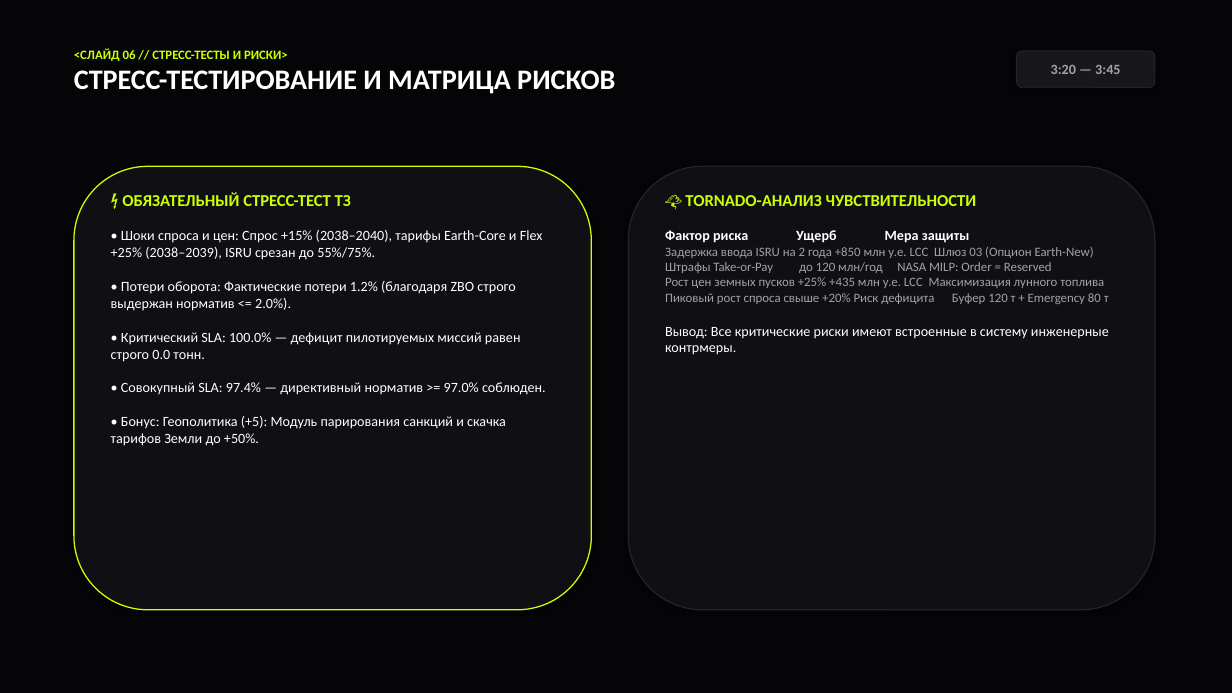
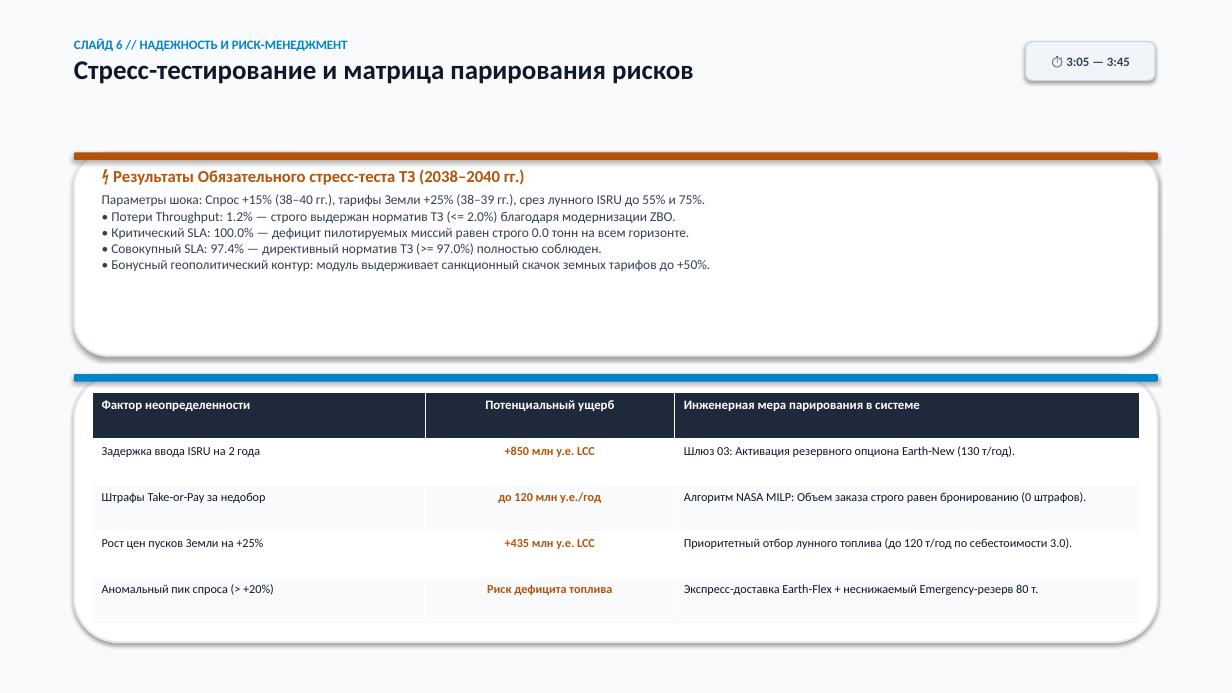
Before and after one commit to zahar713713-dot/Cosmo-Hackaton-2026, a slide deck: slide 6 of Presentation_Space_Logistics_2035.pptx. Drawn at 1232x693 pixels with LibreOffice and Linux fonts; fonts in the diff are those of the drawing. Boxes give left, top, right and bottom in pixels: in the first picture for what was removed or moved away, otherwise in the second. Text is boxed around its words. In the diff, an @@ line names an element or a change of style, - is before the commit and + after.

Commit message:
fix: revamp presentations with executive high-contrast theme and legible text

```diff
--- a/Presentation_Space_Logistics_2035.pptx
+++ b/Presentation_Space_Logistics_2035.pptx
@@ rectangle at [0,0,1232,693]: fill #050507 to #F8FAFC @@
@@ text at [74,39,693,84]: text changed; size 22 to 21 pt; text colour #FFFFFF to #0F172A @@
-<СЛАЙД 06 // СТРЕСС-ТЕСТЫ И РИСКИ>
-СТРЕСС-ТЕСТИРОВАНИЕ И МАТРИЦА РИСКОВ
+СЛАЙД 6 // НАДЕЖНОСТЬ И РИСК-МЕНЕДЖМЕНТ
+Стресс-тестирование и матрица парирования рисков
@@ rounded rectangle "⏱ 3:05 — 3:45": place and size @@
-rounded rectangle "⏱ 3:05 — 3:45" at [1017,51,1155,88]
+rounded rectangle "⏱ 3:05 — 3:45" at [1026,42,1155,80]
@@ rounded rectangle "⏱ 3:05 — 3:45" at [1026,42,1155,80]: fill #18181C to #F1F5F9; outline #23232A 0.75 pt to #CBD5E1 1 pt @@
@@ text in rounded rectangle at [1066,57,1130,66]: text changed; size 11 to 10 pt; text colour #A1A1AA to #334155 @@
-3:20 — 3:45
+⏱ 3:05 — 3:45
@@ rounded rectangle: place and size @@
-rounded rectangle at [74,166,592,610]
+rounded rectangle at [74,152,1158,356]
@@ rounded rectangle at [74,152,1158,356]: fill #0F0F14 to #FFFFFF; outline #CCFF00 1 pt to #E2E8F0 1.5 pt @@
@@ rounded rectangle added at [74,152,1158,160], fill #B45309 @@
@@ text at [102,169,710,271]: text changed; size 11 to 10.5 pt; text colour #FFFFFF to #334155 @@
-⚡ ОБЯЗАТЕЛЬНЫЙ СТРЕСС-ТЕСТ ТЗ
-• Шоки спроса и цен: Спрос +15% (2038–2040), тарифы Earth-Core и Flex +25% (2038–2039), ISRU срезан до 55%/75%.
-• Потери оборота: Фактические потери 1.2% (благодаря ZBO строго выдержан норматив <= 2.0%).
-• Критический SLA: 100.0% — дефицит пилотируемых миссий равен строго 0.0 тонн.
-• Совокупный SLA: 97.4% — директивный норматив >= 97.0% соблюден.
-• Бонус: Геополитика (+5): Модуль парирования санкций и скачка тарифов Земли до +50%.
+⚡ Результаты Обязательного стресс-теста ТЗ (2038–2040 гг.)
+Параметры шока: Спрос +15% (38–40 гг.), тарифы Земли +25% (38–39 гг.), срез лунного ISRU до 55% и 75%.
+• Потери Throughput: 1.2% — строго выдержан норматив ТЗ (<= 2.0%) благодаря модернизации ZBO.
+• Критический SLA: 100.0% — дефицит пилотируемых миссий равен строго 0.0 тонн на всем горизонте.
+• Совокупный SLA: 97.4% — директивный норматив ТЗ (>= 97.0%) полностью соблюден.
+• Бонусный геополитический контур: модуль выдерживает санкционный скачок земных тарифов до +50%.
@@ rounded rectangle removed at [628,166,1155,610] @@
@@ text removed at [665,195,1109,355] @@
-🌪️ TORNADO-АНАЛИЗ ЧУВСТВИТЕЛЬНОСТИ
-Фактор риска Ущерб Мера защиты
-Задержка ввода ISRU на 2 года +850 млн у.е. LCC Шлюз 03 (Опцион Earth-New)
-Штрафы Take-or-Pay до 120 млн/год NASA MILP: Order = Reserved
-Рост цен земных пусков +25% +435 млн у.е. LCC Максимизация лунного топлива
-Пиковый рост спроса свыше +20% Риск дефицита Буфер 120 т + Emergency 80 т
-Вывод: Все критические риски имеют встроенные в систему инженерные контрмеры.
@@ rounded rectangle added at [74,374,1158,642], fill #FFFFFF, outline #E2E8F0 1.5 pt @@
@@ rounded rectangle added at [74,374,1158,382], fill #0284C7 @@
@@ table added at [92,393,1140,624], 5 rows, 3 columns @@
+Фактор неопределенности | Потенциальный ущерб | Инженерная мера парирования в системе
+Задержка ввода ISRU на 2 года | +850 млн у.е. LCC | Шлюз 03: Активация резервного опциона Earth-New (130 т/год).
+Штрафы Take-or-Pay за недобор | до 120 млн у.е./год | Алгоритм NASA MILP: Объем заказа строго равен бронированию (0 штрафов).
+Рост цен пусков Земли на +25% | +435 млн у.е. LCC | Приоритетный отбор лунного топлива (до 120 т/год по себестоимости 3.0).
+Аномальный пик спроса (> +20%) | Риск дефицита топлива | Экспресс-доставка Earth-Flex + неснижаемый Emergency-резерв 80 т.
```
Also in this commit, not shown: 4 other slides changed, 2 slides added, 2 slides removed, 3 other files.
